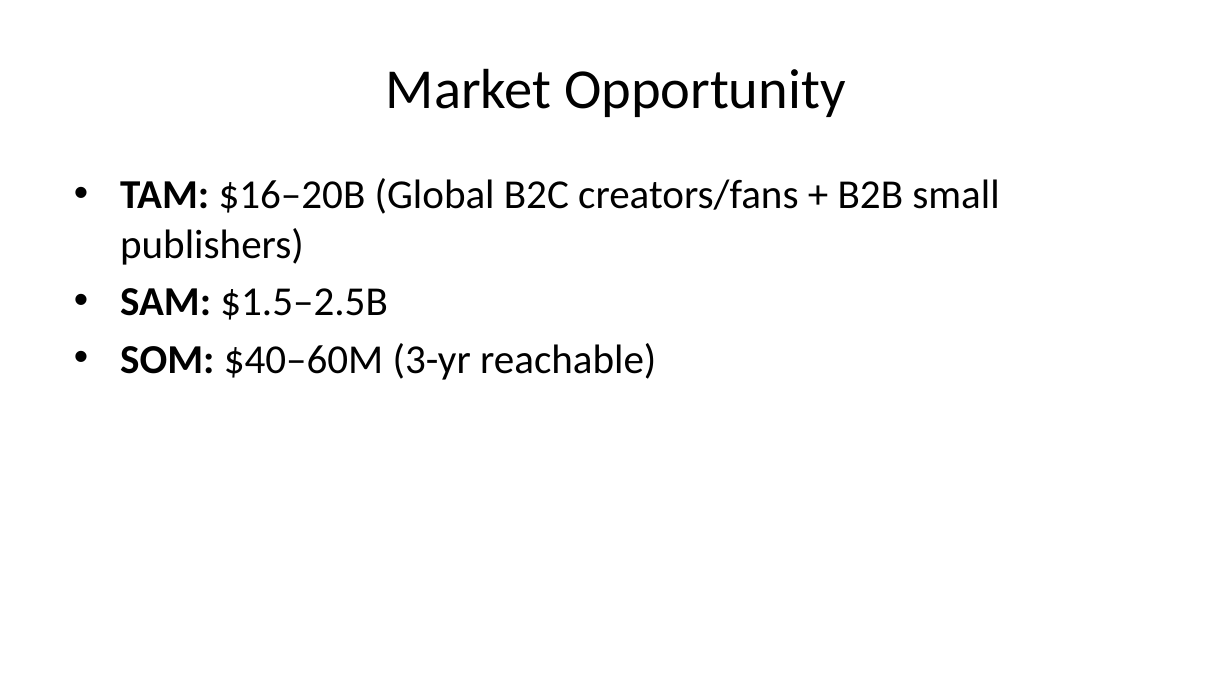
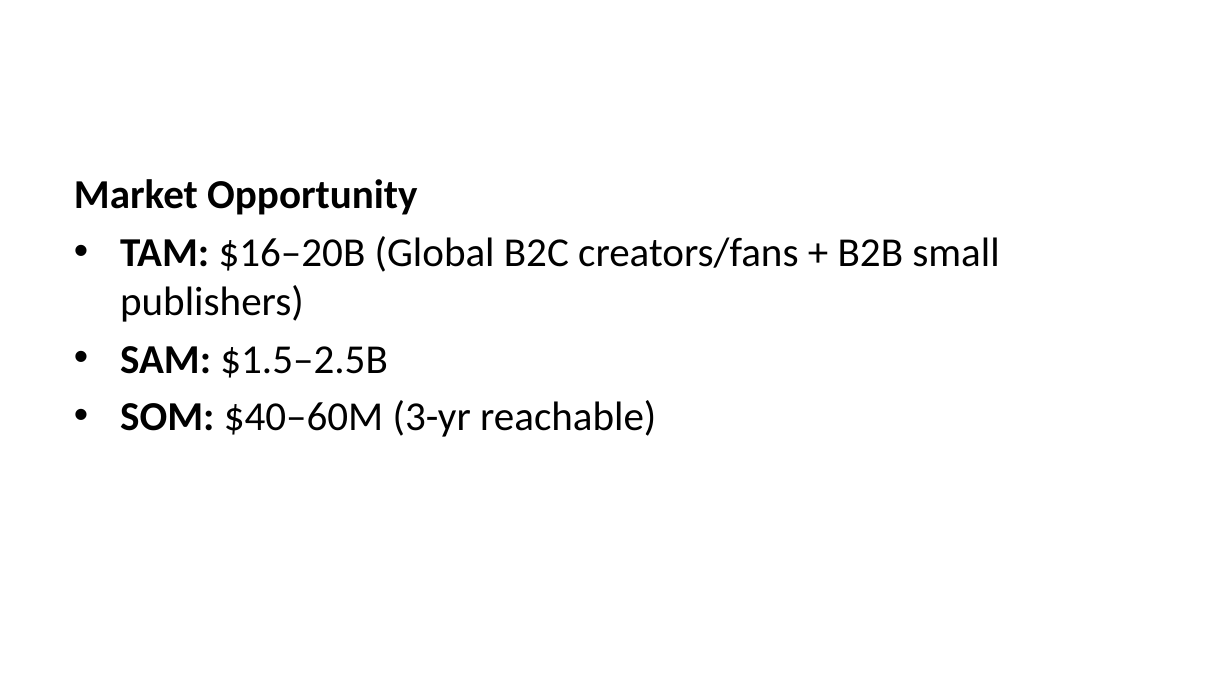
Before and after one commit to comics-factory/pitch-deck, a slide deck: slide 8 of dist/ai-storybook-investor.pptx (slide 5 before the commit). Drawn at 1232x693 pixels with LibreOffice and Linux fonts; fonts in the diff are those of the drawing. Boxes give left, top, right and bottom in pixels: in the first picture for what was removed or moved away, otherwise in the second. Text is boxed around its words. In the diff, an @@ line names an element or a change of style, - is before the commit and + after.

```diff
--- a/dist/ai-storybook-investor.pptx
+++ b/dist/ai-storybook-investor.pptx
@@ title removed at bbox=[386, 68, 846, 117] @@
-Market Opportunity
@@ text at bbox=[74, 179, 417, 215]: paragraph added @@
+Market Opportunity
```
Also in this commit, not shown: 8 other slides changed, 4 slides added, 2 slides removed, 36 other files.
